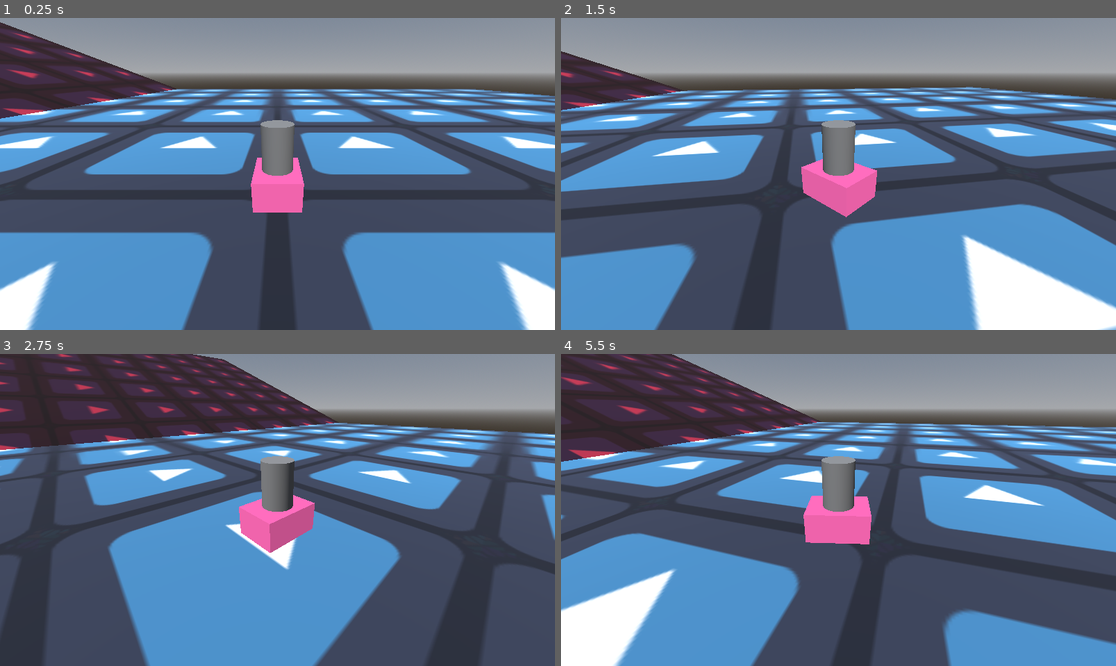
Above: before the commit, frames 1-4 (two rows, left to right).
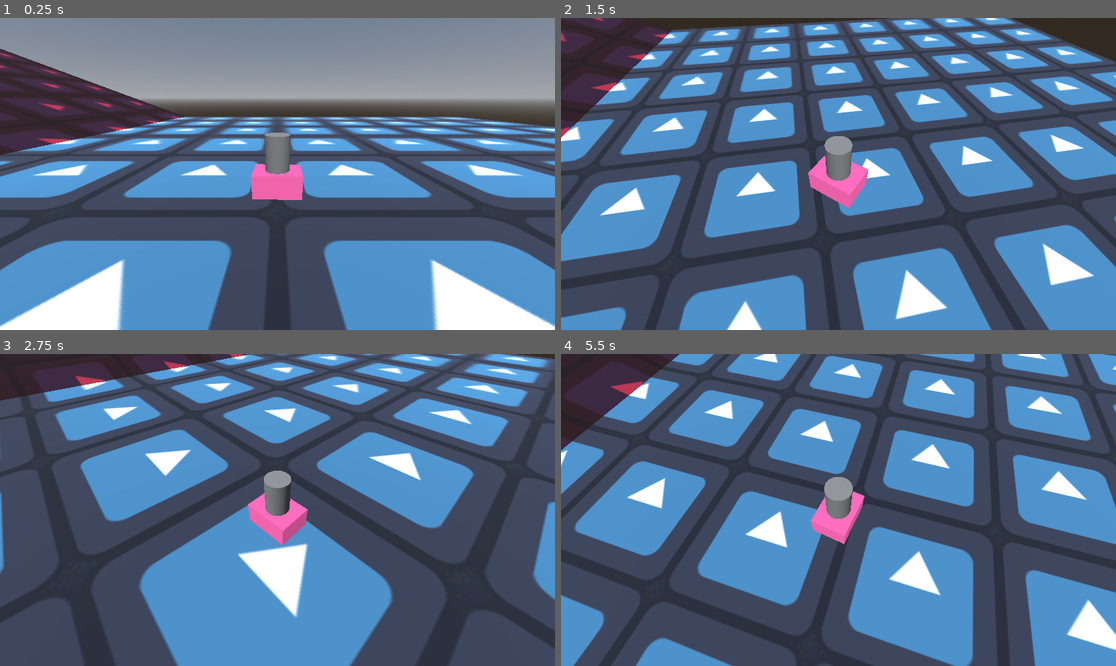
Above: after the commit, the same moments.

Repository: michaelcegielka/GlobalGameJam2025
Game: Godot game, scene res://Objects/main_scene.tscn
Two runs of this game, one before a commit and one after it. Both use one fixed random seed, a clock stepped at 60 frames per second and the inputs below. The project has no main scene, so this scene is started directly. The engine's default icon, where the game draws it, is replaced by a stand-in: a white triangle on a blue panel in a dark square.
Inputs:
- Up to frame 1 (0.25 s): no input
- Up to frame 2 (1.5 s): hold D (Right) 0.53-1.28 s; hold Down (CamDown) 0.53-1.28 s; tap Space (Jump) at 0.77, 1.07 s; tap Left (CamLeft) at 0.8, 1.35 s; hold S (Backward) from 1.28 s (still down)
- Up to frame 3 (2.75 s): tap Space (Jump) at 1.52, 1.82 s; tap Right (CamRight) at 1.55 s; release S (Backward) at 2.03 s; hold D (Right) from 2.03 s (still down); hold Right (CamRight) from 2.03 s (still down); tap Up (CamUp) at 2.3 s
- Up to frame 4 (5.5 s): release D (Right) at 2.78 s; release Right (CamRight) at 2.78 s; hold W (Forward) 2.78-3.53 s; tap Up (CamUp) at 2.85 s; tap Space (Jump) at 3.02, 3.05, 3.32, 3.6, 3.77, 4.07, 4.52, 4.82 s; hold Down (CamDown) 3.53-4.28 s; hold A (Left) 3.53-5.03 s; tap Down (CamDown) at 4.35 s; tap Left (CamLeft) at 4.55 s; hold S (Backward) from 5.03 s (still down); hold Left (CamLeft) from 5.03 s (still down); tap Right (CamRight) at 5.3 s

The runs differ from the first frame. In frame 1, 49% of the frame differs, in the area x 0-100%, y 1-100%; in frame 2, 74%, in the area x 0-100%, y 0-100%; in frame 3, 52%; in frame 4, 74%.

Commit message:
Player can jump

Diff:
--- a/gamejam2025/Objects/PLayer/player.gd
+++ b/gamejam2025/Objects/PLayer/player.gd
@@ -2,17 +2,28 @@
 
 enum States {JUMPING, FALLING, GROUNDED, FAST, DEAD}
 
-const Acceleration = 10.0
+const Acceleration = 15.0
+const AirAcceleration = 5.0
+
 const Friction = 5.0
-const MaxVelocity = 50.0
-const JumpStrength = 50.0
+const AirFriction = 1.0
+
+const MaxVelocity = 75.0
+const JumpStrength = 25.0
 
 const Gravity = -80.0
+const AirGravity = -40.0
 
 const CamSpeedRot = 5.0
+const MinCamAngle = 0.5 # min angle for camera up
+const MaxCamAngle = -1.0 # max angle for camera down
 
+const MinArmDistance = 8.0
+const MaxArmDistance = 16.0
+const VelocityScale = 10.0
 ### Controll sutff
 var current_dir := Vector3.ZERO
+var current_floor_normal := Vector3.UP
 var current_state := States.GROUNDED
 
 ### Camera
@@ -29,22 +40,46 @@
 
 
 func control_cam(delta):
-	var x_dir = Input.get_action_strength("CamLeft") - Input.get_action_strength("CamRight")
+	var cam_rot_y = Input.get_action_strength("CamLeft") - Input.get_action_strength("CamRight")
+
 	self.spring_arm_3d.rotation.y = lerp_angle(self.spring_arm_3d.rotation.y,
-						self.spring_arm_3d.rotation.y + x_dir * self.CamSpeedRot,
+						self.spring_arm_3d.rotation.y + cam_rot_y * self.CamSpeedRot,
 						delta)
+
+	var cam_rot_x = Input.get_action_strength("CamUp") - Input.get_action_strength("CamDown")
+	cam_rot_x = clamp(self.spring_arm_3d.rotation.x + cam_rot_x, self.MaxCamAngle, self.MinCamAngle)
+	self.spring_arm_3d.rotation.x = lerp_angle(
+		self.spring_arm_3d.global_rotation.x, cam_rot_x, delta)
+
 	self.camera_3d.look_at(self.global_position)
 
+	var distance_step = (self.MaxArmDistance - self.MinArmDistance) / 3.0
+	var velocity_scale = (self.velocity.length() - 30.0) / self.VelocityScale
+	self.spring_arm_3d.spring_length = clamp(
+		self.MinArmDistance + distance_step * velocity_scale,
+		self.MinArmDistance, self.MaxArmDistance)
+
+
 func tilt_model(up_vector):
-	pass
+	var b_rotation := Quaternion(self.model.transform.basis.y, up_vector)
+	self.model.transform.basis = Basis(b_rotation * self.model.basis.get_rotation_quaternion())
+
+func rot_y_model(delta, angle_accel):
+	### Rotate y so model looks into walk direction:
+	var angle = Vector2(self.velocity.x, self.velocity.z).angle()
+	self.model.rotation.y = lerp_angle(self.model.rotation.y,
+											PI/2.0 - angle,
+											angle_accel * delta)
 
 func _physics_process(delta):
 	match self.current_state:
 		self.States.GROUNDED:
 			self.ground_move(delta)
+		self.States.JUMPING:
+			self.jump_move(delta)
 
 
-func ground_move(delta):
+func get_player_input(max_velo, accel, delta):
 	self.current_dir.x = -Input.get_action_strength("Left") + Input.get_action_strength("Right")
 	self.current_dir.z = -Input.get_action_strength("Forward") + Input.get_action_strength("Backward")
 	var dir_len = self.current_dir.length()
@@ -52,16 +87,44 @@
 	if dir_len > 1:
 		self.current_dir / dir_len
 	if dir_len > 0.05:
-		self.velocity = self.velocity.move_toward(self.MaxVelocity * self.current_dir,
-													self.Acceleration * delta)
+		self.velocity = self.velocity.move_toward(max_velo * self.current_dir,
+													accel * delta)
 
-	self.velocity.y += self.Gravity * delta
+func ground_move(delta):
+	self.get_player_input(self.MaxVelocity, self.Acceleration, delta)
+	self.velocity.y = self.Gravity * delta
+
+	var none_rotated_velo = self.velocity
 	self.move_and_slide()
+	self.velocity = none_rotated_velo
 
-	### Rotate y so model looks into walk direction:
-	var angle = Vector2(self.velocity.x, self.velocity.z).angle()
-	self.model_rot_y.rotation.y = angle
-
+	self.rot_y_model(delta, self.Acceleration)
 	self.velocity = self.velocity.move_toward(Vector3.ZERO, self.Friction * delta)
 
 	self.control_cam(delta)
+	self.current_floor_normal = self.get_floor_normal()
+	self.tilt_model(self.get_floor_normal())
+
+	if Input.is_action_just_pressed("Jump"):
+		self.current_state = self.States.JUMPING
+		self.velocity = self.JumpStrength * self.current_floor_normal
+		self.global_position += 0.1 * self.current_floor_normal
+
+
+func jump_move(delta):
+	self.get_player_input(self.MaxVelocity, self.AirAcceleration, delta)
+
+	self.velocity.y += self.AirGravity * delta
+	self.move_and_slide()
+	self.rot_y_model(delta, self.Acceleration)
+
+	self.velocity = self.velocity.move_toward(Vector3.ZERO, self.AirFriction * delta)
+
+	self.control_cam(delta)
+	self.current_floor_normal = self.current_floor_normal.move_toward(
+		Vector3.UP, delta * self.AirAcceleration
+	)
+	self.tilt_model(self.current_floor_normal)
+
+	if self.is_on_floor():
+		self.current_state = self.States.GROUNDED
--- a/gamejam2025/Objects/PLayer/player.tscn
+++ b/gamejam2025/Objects/PLayer/player.tscn
@@ -39,10 +39,10 @@
 skeleton = NodePath("../../..")
 
 [node name="SpringArm3D" type="SpringArm3D" parent="."]
-spring_length = 6.0
+spring_length = 8.0
 
 [node name="Node3D" type="Node3D" parent="SpringArm3D"]
-transform = Transform3D(1, 0, 0, 0, 1, 0, 0, 0, 1, 0, 0, 8.29384)
+transform = Transform3D(1, 0, 0, 0, 1, 0, 0, 0, 1, 0, -0.42137, 8.29384)
 
 [node name="Camera3D" type="Camera3D" parent="SpringArm3D/Node3D"]
 transform = Transform3D(1, 0, 0, 0, 1, 0, 0, 0, 1, 0, 3, 0)
